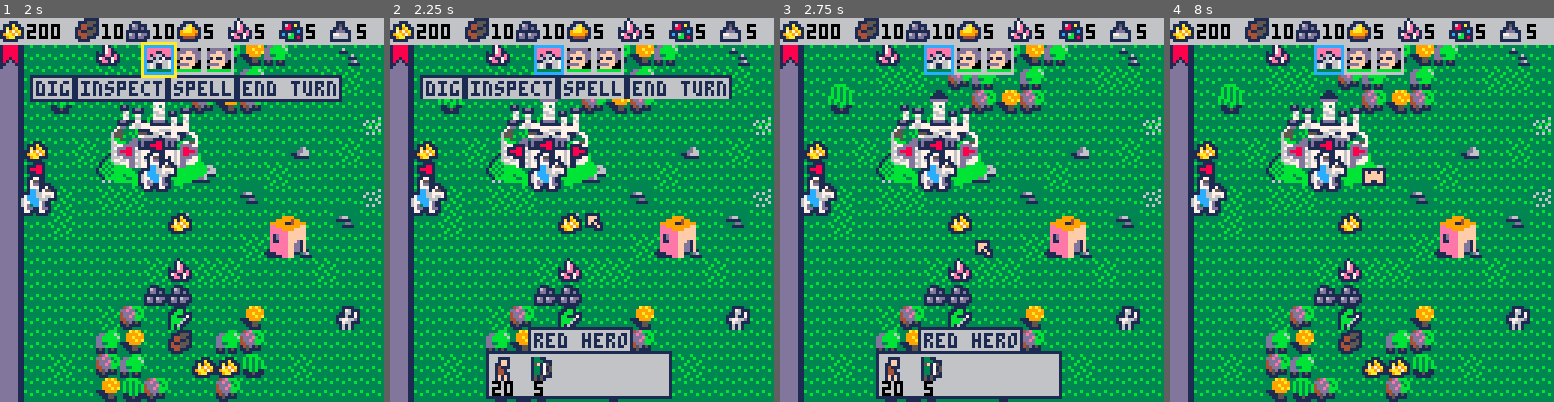
Above: before the commit, frames 1-4 (left to right).
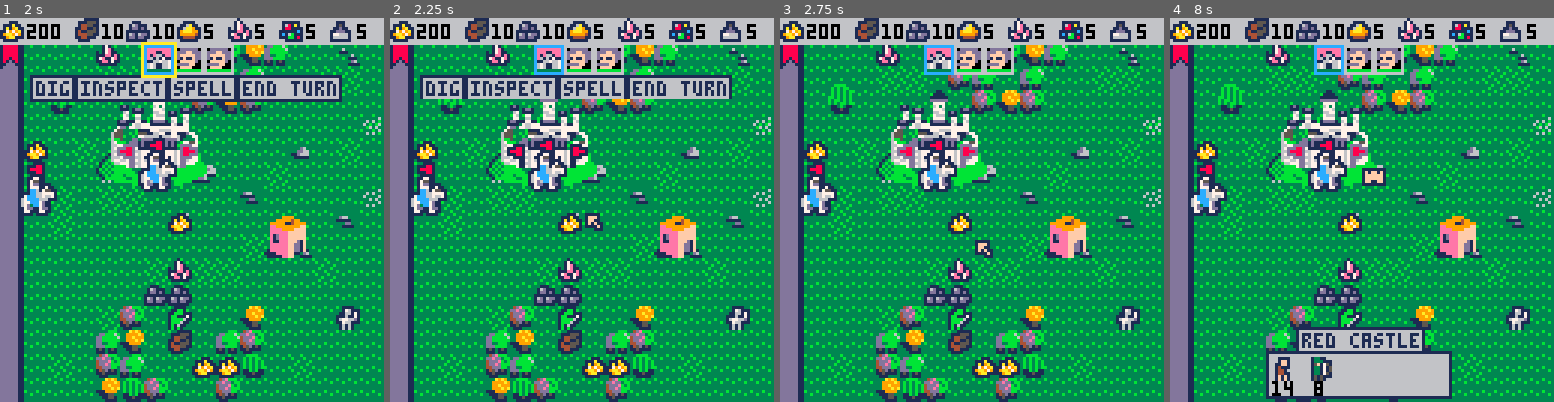
Above: after the commit, the same moments.

Repository: pvan/pico8
Game: PICO-8 cartridge heroes.p8
Two runs of this game, one before a commit and one after it. Both use one fixed random seed, a clock stepped at 60 frames per second and the inputs below.
Inputs:
- Up to frame 1 (2 s): tap O (Z key) at 0.33, 0.7, 1.43 s; tap X (X key) at 1.07 s; hold Left from 1.97 s (still down)
- Up to frame 2 (2.25 s): keep holding Left; tap X (X key) at 2.07 s; tap O (Z key) at 2.22 s
- Up to frame 3 (2.75 s): release Left at 2.37 s; tap X (X key) at 2.4, 2.73 s; hold Down from 2.42 s (still down)
- Up to frame 4 (8 s): release Down at 2.82 s; hold Right 2.87-3.53 s; tap X (X key) every 0.33 s from 3.07 to 7.73 s; tap O (Z key) every 0.88 s from 3.1 to 7.52 s; hold Up 3.58-4.08 s; hold Right 4.13-4.53 s; hold Down 4.58-5.08 s; hold Left 5.13-5.8 s; hold Up 5.85-6.18 s; hold Left 6.23-6.63 s; hold Down 6.68-7.08 s; hold Right 7.13-7.8 s; hold Up from 7.85 s (still down)

Frame 1 is identical in both runs. In frame 2, 7.3% of the frame differs, in the area x 25-74%, y 80-100%; in frame 3, 7.3%; in frame 4, 7.7%.

Commit message:
heroes: fix popup description when castle selected

Diff:
--- a/heroes.p8
+++ b/heroes.p8
@@ -3,7 +3,6 @@
 __lua__
 
 --todo:
---when selecting castle, popup text is for last cur pos
 --add is_plr_ai list or something?
 --make battle skip turn menu option
 --cannot trade with adjacent hero
@@ -1600,12 +1599,19 @@
 	cur_spr=cur_sprs.arrow --updated each frame
 end
 
+
+
+
 function update_move_cursor()
  local tx,ty=flr(curx/8),flr(cury/8)
  local p=pt(tx,ty)
  local i=pt2i(p)
  local obj=g(mapobj,p)
  local selzones=objzones(sel)
+
+
+ set_obj_for_popup(obj,i)
+
 
  --note the fall-thru effect here
  --later things are higher priority
@@ -1679,12 +1685,6 @@
   end
  end
 
- --remember obj for hud description
- if obj!=nil then
-  cur_obj=obj
- else
-  cur_obj=nil
- end
 
  if btnp(❎) then
   if style=="horse"
@@ -1701,9 +1701,36 @@
 
 end
 
+
+--inline this if we end up
+--combining sel + move cur
+function set_obj_for_popup(obj,i)
+ --remember obj for hud description
+ --token: could just make obj global? (and rename it)
+ cur_obj=obj
+ --don't select area around mob
+ if obj!=nil
+ and obj.type=="mob"
+ and not i2hot[i]
+ then
+  cur_obj=nil
+ end
+end
+
+--todo: do we really need
+--a separate update func
+--for sel and move cursor??
+
+
 function update_sel_cursor()
  local tx,ty=flr(curx/8),flr(cury/8)
- local obj=g(mapobj,pt(tx,ty))
+ local p=pt(tx,ty)
+ local obj=g(mapobj,p)
+
+
+ set_obj_for_popup(obj,pt2i(p))
+
+
  if obj!=nil and obj.select then
   style=obj.type
 	 if (btnp(❎)) then
